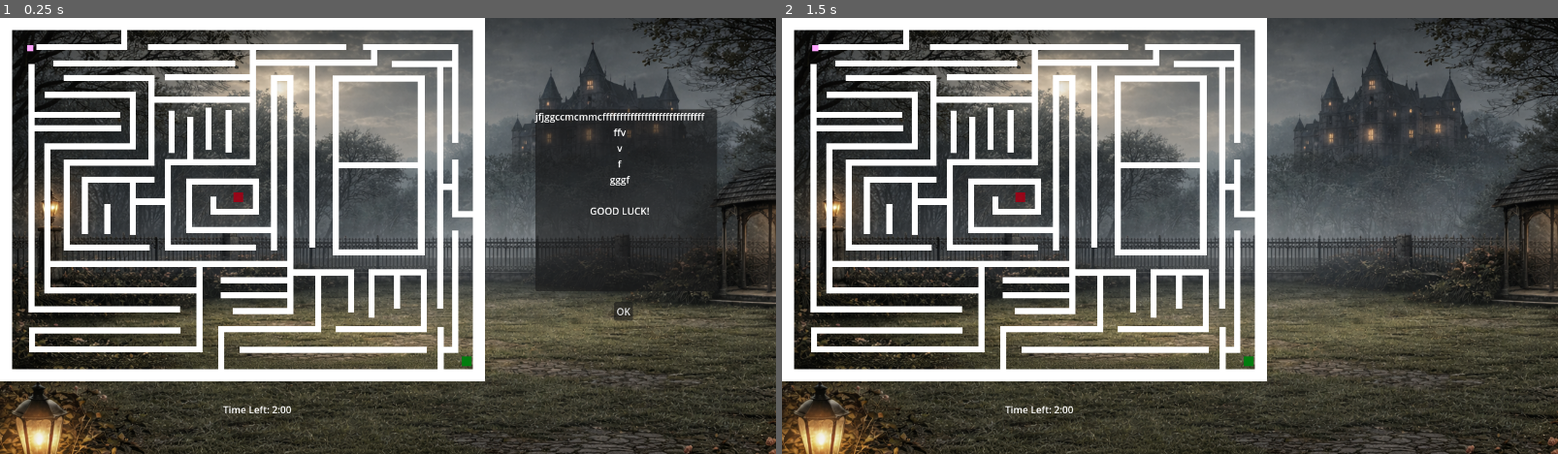
Above: before the commit, frames 1-2 (left to right).
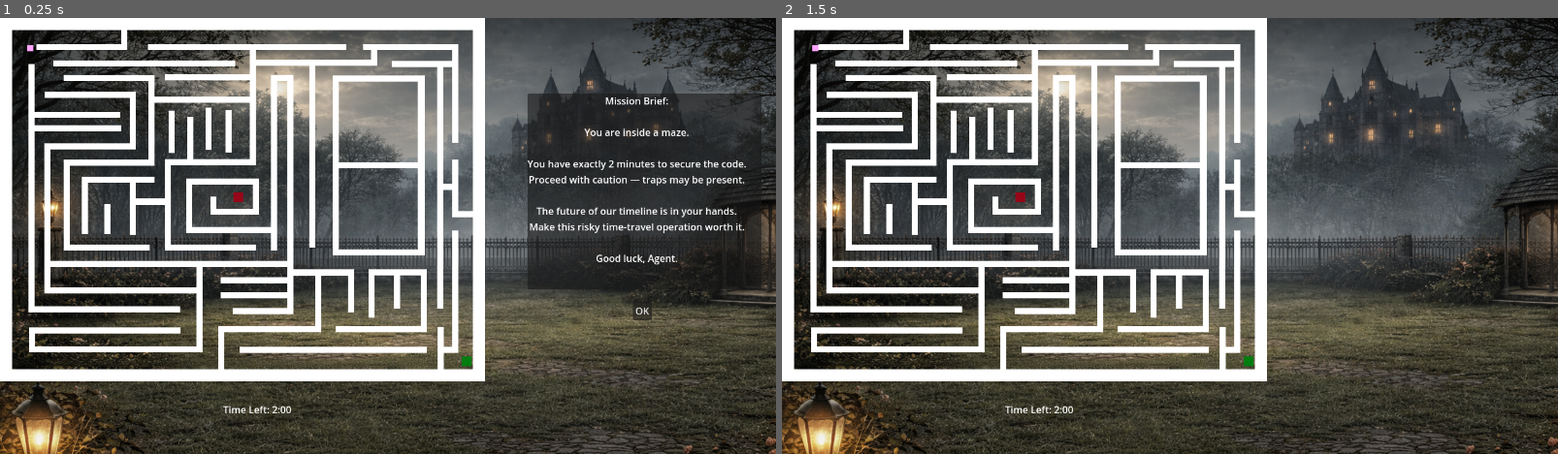
Above: after the commit, the same moments.

Repository: d28kp/PROJECT-CS-2053
Game: Godot game, scene res://main.tscn
Two runs of this game, one before a commit and one after it. Both use one fixed random seed, a clock stepped at 60 frames per second and the inputs below. The project has no main scene, so this scene is started directly.
Inputs:
- Up to frame 1 (0.25 s): no input
- Up to frame 2 (1.5 s): click "OK" at 0.5 s; tap Enter at 1.25 s; hold Right (ui_right) from 1.28 s (still down); hold R from 1.28 s (still down)

The runs differ from the first frame. In frame 1, 3.2% of the frame differs, in the area x 68-99%, y 17-70%; in frame 2, nothing differs.

Commit message:
Added Music

Diff:
--- a/main.gd
+++ b/main.gd
@@ -7,6 +7,7 @@
 @onready var story_popup = $CanvasLayerUI/StoryPopup
 @onready var win_popup = $CanvasLayerUI/WinPopup
 @onready var overlay = $CanvasLayerUI/ColorRect
+@onready var music = $BackgroundMusic
 
 var game_over := false
 var game_started := false
@@ -71,4 +72,5 @@
 		get_tree().reload_current_scene()
 
 func _on_win_button_pressed():
+	music.stop()
 	get_tree().reload_current_scene()
--- a/main.tscn
+++ b/main.tscn
@@ -1,8 +1,9 @@
-[gd_scene load_steps=79 format=3 uid="uid://kbkjk0l1tghn"]
+[gd_scene load_steps=80 format=3 uid="uid://cwyllhjyef1u"]
 
 [ext_resource type="Script" uid="uid://c6w57o26knrya" path="res://main.gd" id="1_0xm2m"]
 [ext_resource type="Script" uid="uid://cnovjb8l6fudw" path="res://player.gd" id="1_ig7tw"]
 [ext_resource type="Texture2D" uid="uid://cen3dxqonfn0" path="res://FoogyMazeBackground.png" id="3_h2yge"]
+[ext_resource type="AudioStream" uid="uid://dcflf36ae2jvp" path="res://BGsound.mp3" id="4_1bvp3"]
 
 [sub_resource type="RectangleShape2D" id="RectangleShape2D_7dm0k"]
 size = Vector2(10, 10)
@@ -1394,41 +1395,44 @@
 [node name="CanvasLayerUI" type="CanvasLayer" parent="."]
 
 [node name="StoryPopup" type="Panel" parent="CanvasLayerUI"]
-offset_left = 883.0
-offset_top = 151.0
-offset_right = 1183.0
-offset_bottom = 451.0
+offset_left = 870.0
+offset_top = 125.0
+offset_right = 1256.0
+offset_bottom = 448.0
 
 [node name="Label" type="Label" parent="CanvasLayerUI/StoryPopup"]
 layout_mode = 0
 offset_right = 40.0
 offset_bottom = 23.0
-text = "jfjggccmcmmcfffffffffffffffffffffffffffff
-ffv
-v
-f
-gggf
-
-GOOD LUCK!
-"
+text = "Mission Brief:
+
+You are inside a maze.
+
+You have exactly 2 minutes to secure the code.
+Proceed with caution — traps may be present.
+
+The future of our timeline is in your hands.
+Make this risky time-travel operation worth it.
+
+Good luck, Agent."
 horizontal_alignment = 1
 
 [node name="Button" type="Button" parent="CanvasLayerUI/StoryPopup"]
 layout_mode = 0
-offset_left = 130.0
-offset_top = 318.0
-offset_right = 161.0
-offset_bottom = 349.0
+offset_left = 174.0
+offset_top = 343.0
+offset_right = 205.0
+offset_bottom = 374.0
 text = "OK"
 
 [node name="ColorRect" type="ColorRect" parent="CanvasLayerUI"]
 anchors_preset = 15
 anchor_right = 1.0
 anchor_bottom = 1.0
-offset_left = 881.0
-offset_top = 149.0
-offset_right = -99.0
-offset_bottom = -271.0
+offset_left = 877.0
+offset_top = 131.0
+offset_right = -34.0
+offset_bottom = -289.0
 grow_horizontal = 2
 grow_vertical = 2
 color = Color(0.0220594, 0.0208118, 0.0240756, 0.00392157)
@@ -1482,6 +1486,10 @@
 offset_bottom = 1002.0
 texture = ExtResource("3_h2yge")
 
+[node name="BackgroundMusic" type="AudioStreamPlayer2D" parent="."]
+stream = ExtResource("4_1bvp3")
+autoplay = true
+
 [connection signal="pressed" from="CanvasLayerUI/StoryPopup/Button" to="." method="_on_button_pressed"]
 [connection signal="pressed" from="CanvasLayerUI/WinPopup/Button" to="." method="_on_button_pressed"]
 [connection signal="pressed" from="CanvasLayerUI/WinPopup/Button" to="." method="_on_win_button_pressed"]
